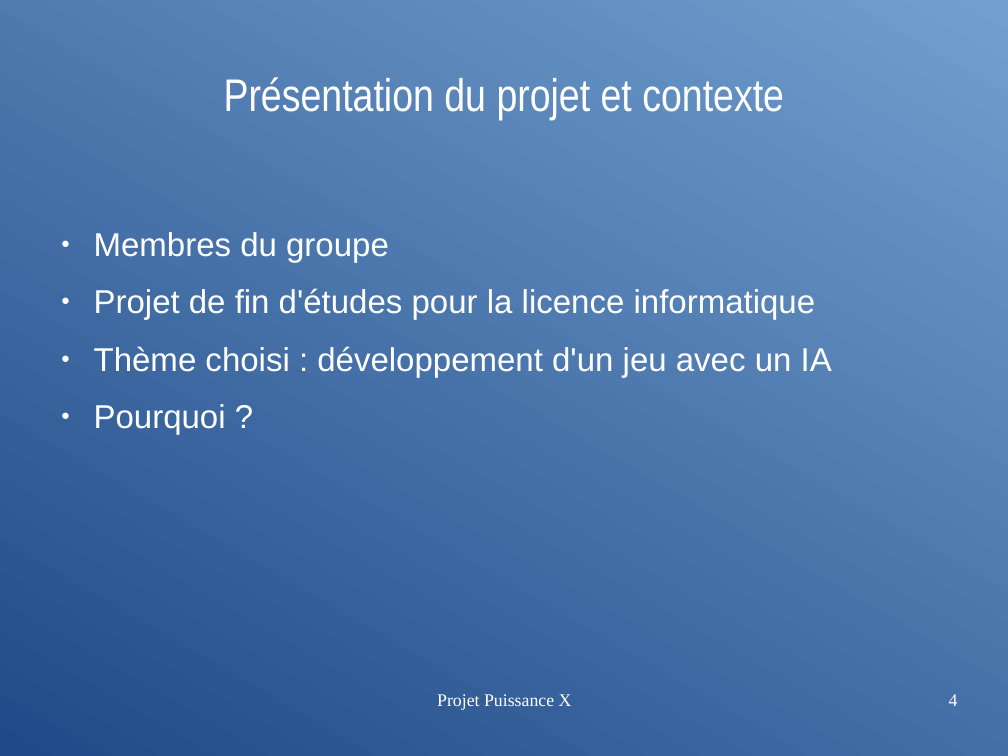
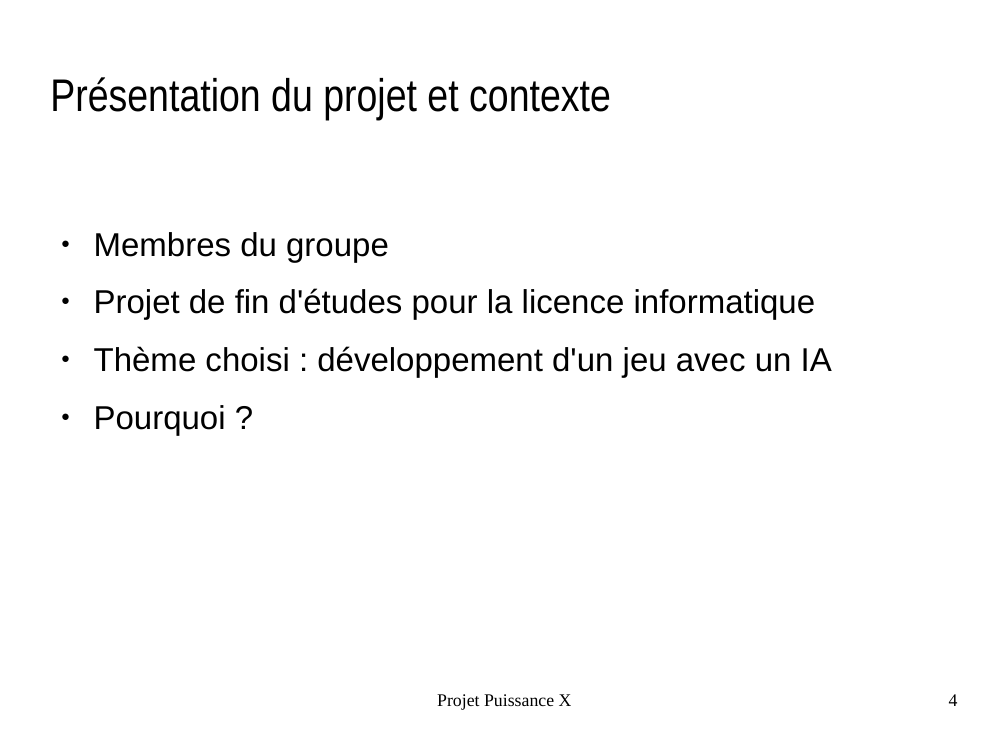
Before and after one commit to benjamin-clement-matthieu/cdc_puissance_X, a slide deck: slide 4 of ppt.odp. Drawn at 1008x756 pixels with LibreOffice and Linux fonts; fonts in the diff are those of the drawing; background and template pictures are left out. Boxes give left, top, right and bottom in pixels: in the first picture for what was removed or moved away, otherwise in the second. Text is boxed around its words. In the diff, an @@ line names an element or a change of style, - is before the commit and + after.

```diff
--- a/ppt.odp
+++ b/ppt.odp
@@ background gradient #204A87 to #729FCF to picture (left out) @@
@@ title "Présentation du projet et contexte" moved from (x1=224, y1=77, x2=784, y2=120) to (x1=50, y1=77, x2=611, y2=121) @@
@@ title "Présentation du projet et contexte" at (x1=50, y1=77, x2=611, y2=121): text colour #FFFFFF to #000000; alignment centre to left @@
@@ text "Membres du groupe" at (x1=94, y1=232, x2=832, y2=435): text colour #FFFFFF to #000000; bullet colour #FFFFFF to #000000 @@
@@ text "Projet Puissance X" at (x1=437, y1=694, x2=572, y2=710): text colour #FFFFFF to #000000 @@
@@ page number at (x1=949, y1=694, x2=958, y2=706): text colour #FFFFFF to #000000 @@
```
Also in this commit, not shown: 15 other slides changed.
